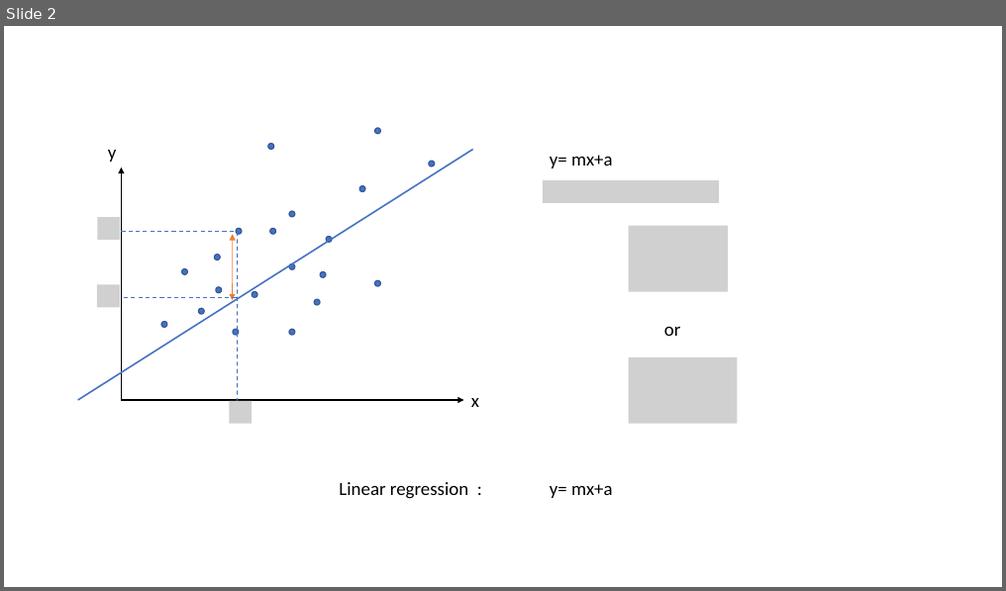
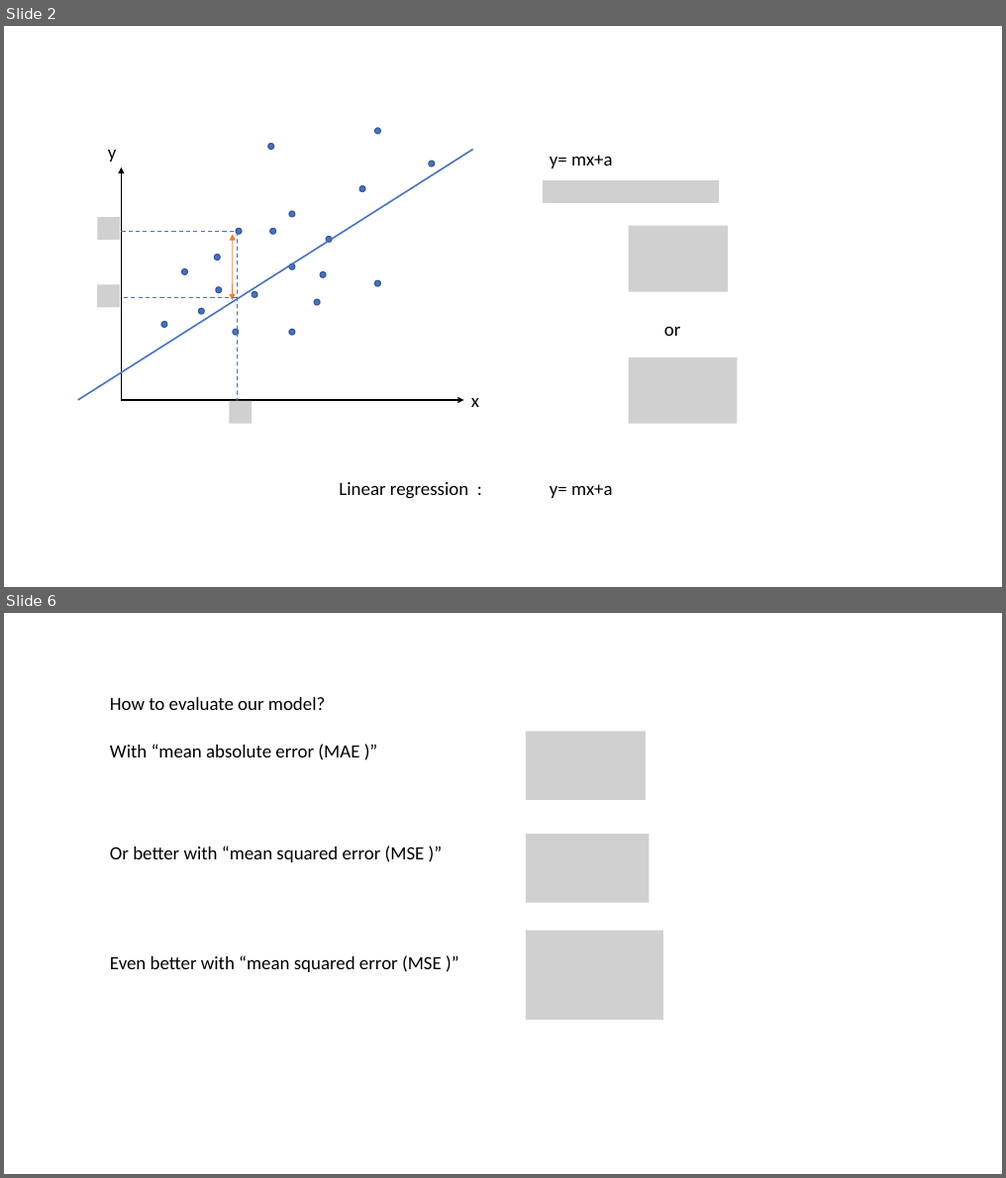
Before and after one commit to Asieh-Daneshi/MachineLearningMaterial, a slide deck: S4_Session4.pptx. Shown one above the other, each under a label of ours: slide 2 before the commit, slides 2 and 6 after it; the slides between them are not shown. The pictures are 1006x591 and 1006x1178 pixels, drawn with LibreOffice and Linux fonts; fonts in the diff are those of the drawing; grey boxes stand for pictures. Boxes give left, top, right and bottom in pixels: in the first picture for what was removed or moved away, otherwise in the second. Text is boxed around its words. In the diff, an @@ line names an element or a change of style, - is before the commit and + after.

```diff
--- a/S4_Session4.pptx
+++ b/S4_Session4.pptx
@@ slide 6 added at bbox=[4, 613, 1002, 1174], background #FFFFFF @@
@@ text added at bbox=[110, 697, 325, 710], 18 pt, text #000000 @@
+How to evaluate our model?
@@ picture added at bbox=[526, 731, 646, 800] @@
@@ text added at bbox=[110, 744, 359, 761], 18 pt, text #000000 @@
+With “mean absolute error (MAE )”
@@ text added at bbox=[110, 846, 425, 862], 18 pt, text #000000 @@
+Or better with “mean squared error (MSE )”
@@ picture added at bbox=[526, 834, 648, 903] @@
@@ picture added at bbox=[526, 931, 663, 1020] @@
@@ text added at bbox=[110, 956, 442, 972], 18 pt, text #000000 @@
+Even better with “mean squared error (MSE )”
```
Also in this commit, not shown: 1 slide changed, 2 other slides added.
